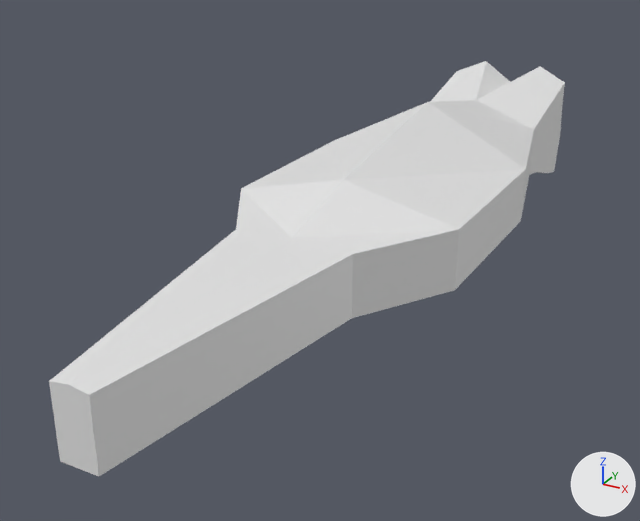
Before and after pictures for a commit that changed the Blender file BlenderModels/Snapjaw.blend.
Both versions are drawn from a 50 mm lens placed at (1.0, -2.44, 0.89), pointed at (-0.2, -0.26, -0.2). The lights are fixed; the arrows at lower right show +X, +Y and +Z. The older version comes first.

Names of what the first picture shows: 'Head'.
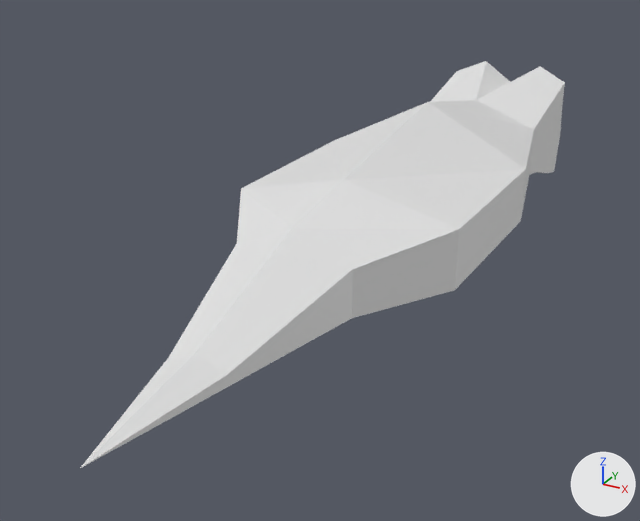
Commit message: Make the tail pointy

The change, as a diff of the scene's bpy script:
```diff
--- a/BlenderModels/Snapjaw.blend.py
+++ b/BlenderModels/Snapjaw.blend.py
@@ me_cube @@
 # used by ob_head; location = (0.0, 1.136, 0.0); scale = (0.5, 0.5, 0.5)
 # verts and faces of me_cube; kept vertices keep their numbers, new ones are numbered from 51
 # before: 21 (0.32, -3.78, -0.16) at pixel (351, 318), 22 (0.32, -3.78, 0.17) at pixel (352, 254), 23 (0.09, -5.29, -0.16) at pixel (98, 476), 24 (0.09, -5.29, 0.17) at pixel (89, 395), 42 (0.0, -3.78, 0.18) at pixel (292, 238)
 # before: 43 (0.0, -3.78, -0.16), 44 (0.0, -5.29, 0.19) at pixel (68, 384), 45 (0.0, -5.29, -0.16) at pixel (79, 468)
-me_cube.from_pydata(...)  # 51 vertices, 46 faces; spans x 0.0..0.64, y -5.29..0.5, z -0.61..0.5
+me_cube.from_pydata(...)  # 52 vertices, 48 faces; spans x 0.0..0.64, y -5.29..0.5, z -0.61..0.5
+# me_cube part 1
+delete_vertices([23, 24])  # with the faces that use them
+verts[22] = (0.32, -3.78, 0.09)  # moved, pixel (352, 269)
+verts[42] = (0.0, -3.78, 0.23)  # moved, pixel (292, 228)
+verts[44] = (0.0, -4.58, -0.04)  # moved, pixel (196, 352)
+verts[51] = (0.15, -4.58, -0.17)  # pixel (226, 387)
+verts[52] = (0.15, -4.58, -0.11)  # pixel (226, 375)
+verts[53] = (0.0, -4.58, -0.17)
+faces += [(45, 53, 51), (44, 45, 52), (22, 42, 44, 52), (21, 22, 52, 51), (21, 51, 53, 43), (45, 51, 52)]
 me_cube.materials.append(mat_material)
```

Location of each change, [x1, y1, x2, y2] in pixels of the pictures (640 x 521 px; the box of a moved part takes in the faces that stretch with it):
'Head', reshaped: before [49, 61, 565, 476]; after [80, 61, 565, 468]
part 1 of me_cube, moved or reshaped: before [49, 197, 456, 476]; after [80, 197, 456, 468]
